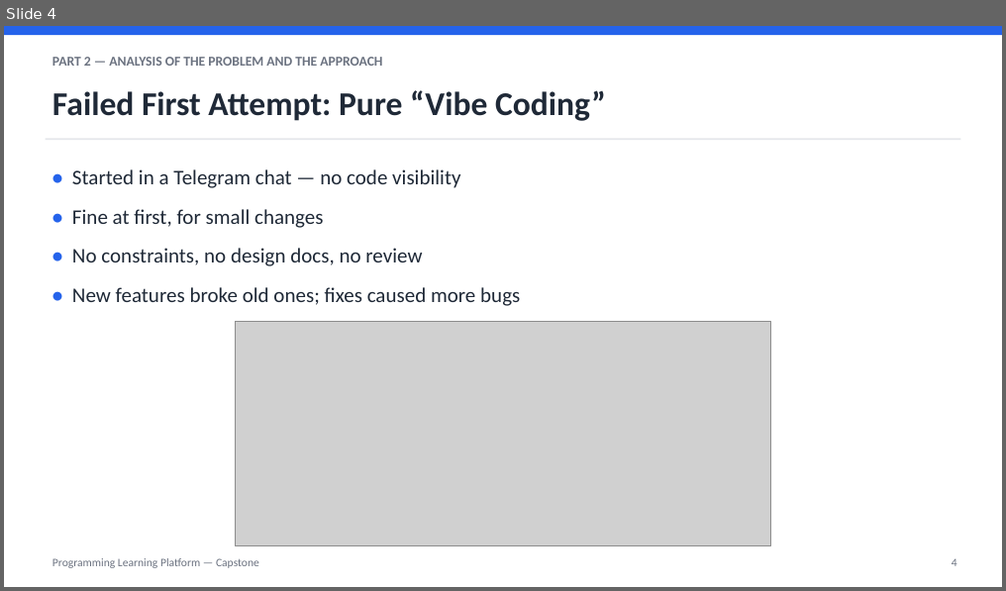
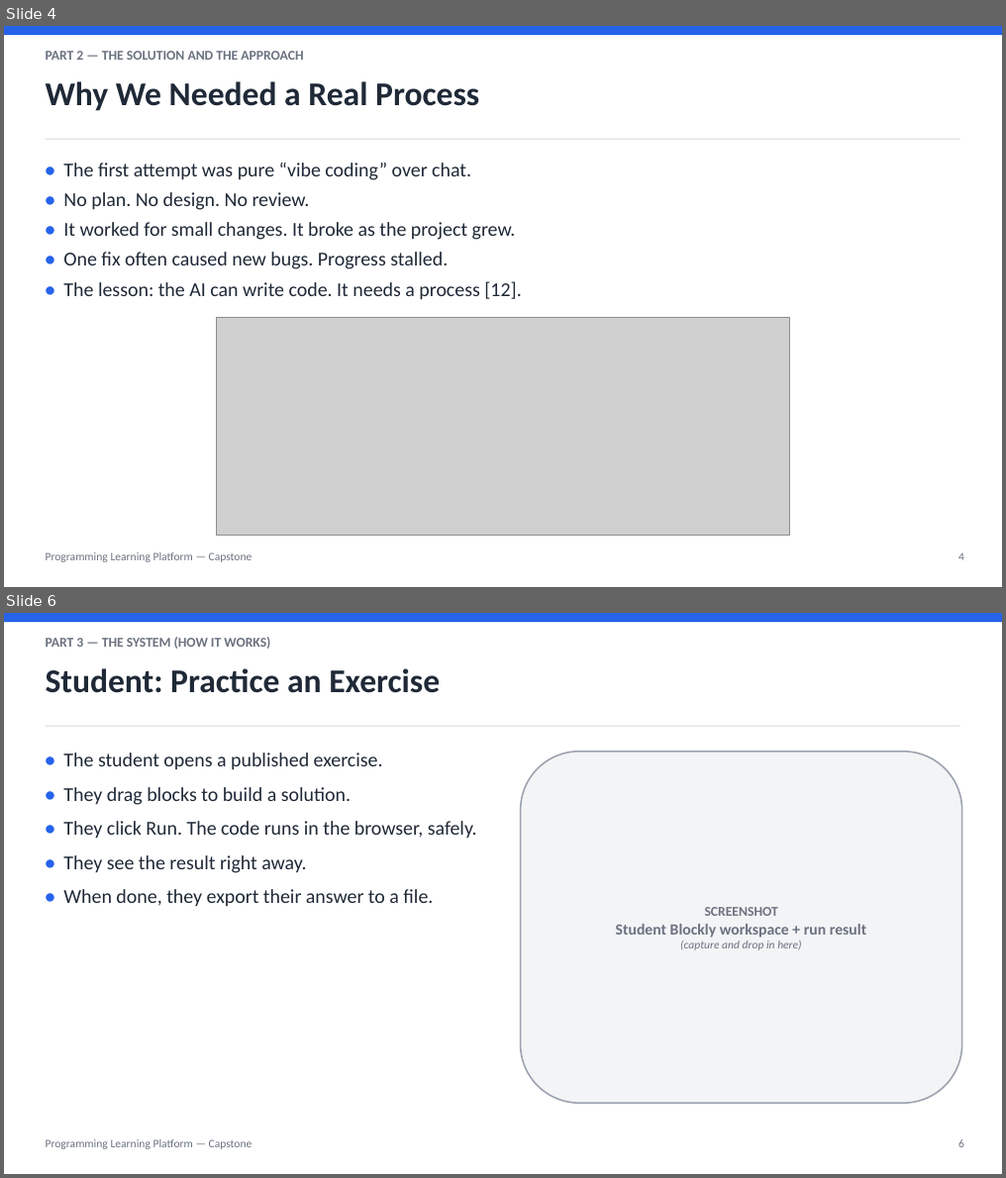
Before and after one commit to Jeromefromcn/programming-learning-platform, a slide deck: docs/6_presentation/presentation.pptx. Shown one above the other, each under a label of ours: slide 4 before the commit, slides 4 and 6 after it; the slides between them are not shown. The pictures are 1006x591 and 1006x1178 pixels, drawn with LibreOffice and Linux fonts; fonts in the diff are those of the drawing; grey boxes stand for pictures. Boxes give left, top, right and bottom in pixels: in the first picture for what was removed or moved away, otherwise in the second. Text is boxed around its words. In the diff, an @@ line names an element or a change of style, - is before the commit and + after.

```diff
--- a/docs/6_presentation/presentation.pptx
+++ b/docs/6_presentation/presentation.pptx
@@ slide 6 added at [4,613,1002,1174], background #FFFFFF @@
@@ rectangle added at [4,613,1002,622], fill #2563EB @@
@@ text added at [46,637,270,649], 13 pt, text #6B7280, bold @@
+PART 3 — THE SYSTEM (HOW IT WORKS)
@@ text added at [46,668,440,693], 32 pt, text #1F2937, bold @@
+Student: Practice an Exercise
@@ rectangle added at [46,725,960,727], fill #E5E7EB @@
@@ text added at [63,753,477,906], 19 pt, text #1F2937 @@
+• The student opens a published exercise.
+• They drag blocks to build a solution.
+• They click Run. The code runs in the browser, safely.
+• They see the result right away.
+• When done, they export their answer to a file.
@@ rounded rectangle added at [521,752,962,1103], fill #F3F4F6, outline #9CA3AF 1.5 pt, 15 pt, text #6B7280, bold @@
+SCREENSHOT
+Student Blockly workspace + run result
+(capture and drop in here)
@@ text added at [46,1140,252,1150], 11 pt, text #6B7280 @@
+Programming Learning Platform — Capstone
@@ text added at [958,1140,964,1148], 11 pt, text #6B7280 @@
+6
@@ slide 4 changed as well @@
@@ text at [46,51,303,60]: text changed @@
-PART 2 — ANALYSIS OF THE PROBLEM AND THE APPROACH
+PART 2 — THE SOLUTION AND THE APPROACH
@@ text at [46,81,479,111]: text changed @@
-Failed First Attempt: Pure “Vibe Coding”
+Why We Needed a Real Process
@@ text at [63,163,521,300]: text changed; size 20 to 19 pt @@
-• Started in a Telegram chat — no code visibility
-• Fine at first, for small changes
-• No constraints, no design docs, no review
-• New features broke old ones; fixes caused more bugs
+• The first attempt was pure “vibe coding” over chat.
+• No plan. No design. No review.
+• It worked for small changes. It broke as the project grew.
+• One fix often caused new bugs. Progress stalled.
+• The lesson: the AI can write code. It needs a process [12].
@@ picture: place and size @@
-picture at [236,322,770,547]
+picture at [217,318,789,535]
@@ text "Programming Learning Platform — Capstone" at [46,553,252,563]: line spacing 1.15 to 1 @@
@@ text "4" at [958,554,964,561]: line spacing 1.15 to 1 @@
```
Also in this commit, not shown: 7 other slides changed, 6 other slides added, 11 slides removed, 1 other file.
